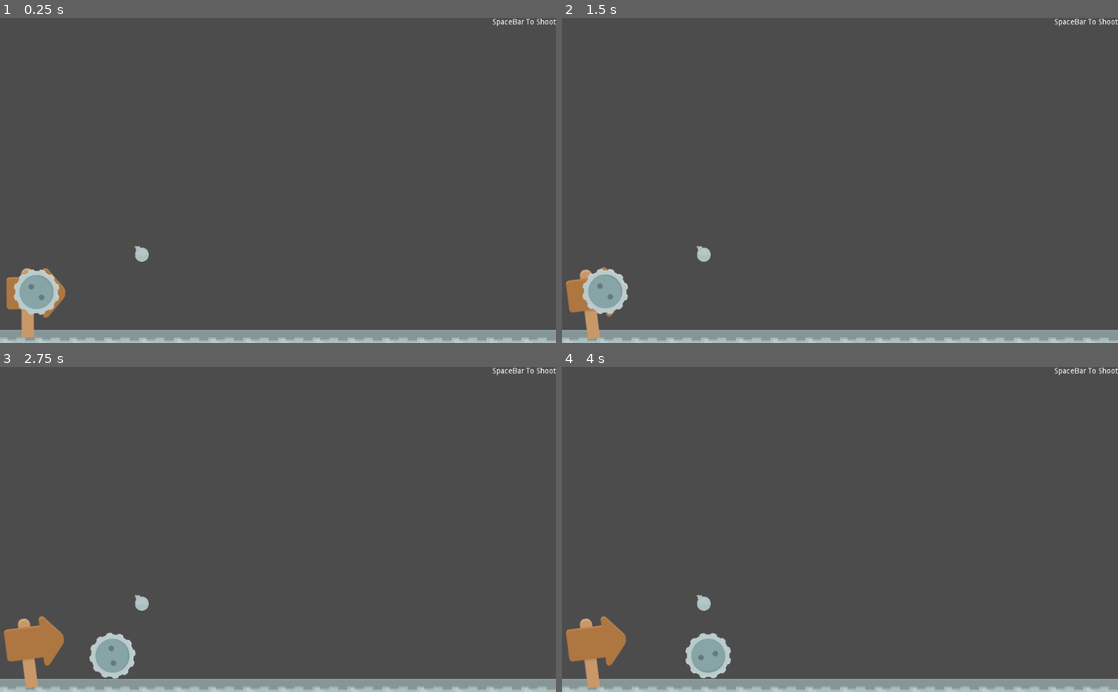
Above: before the commit, frames 1-4 (two rows, left to right).
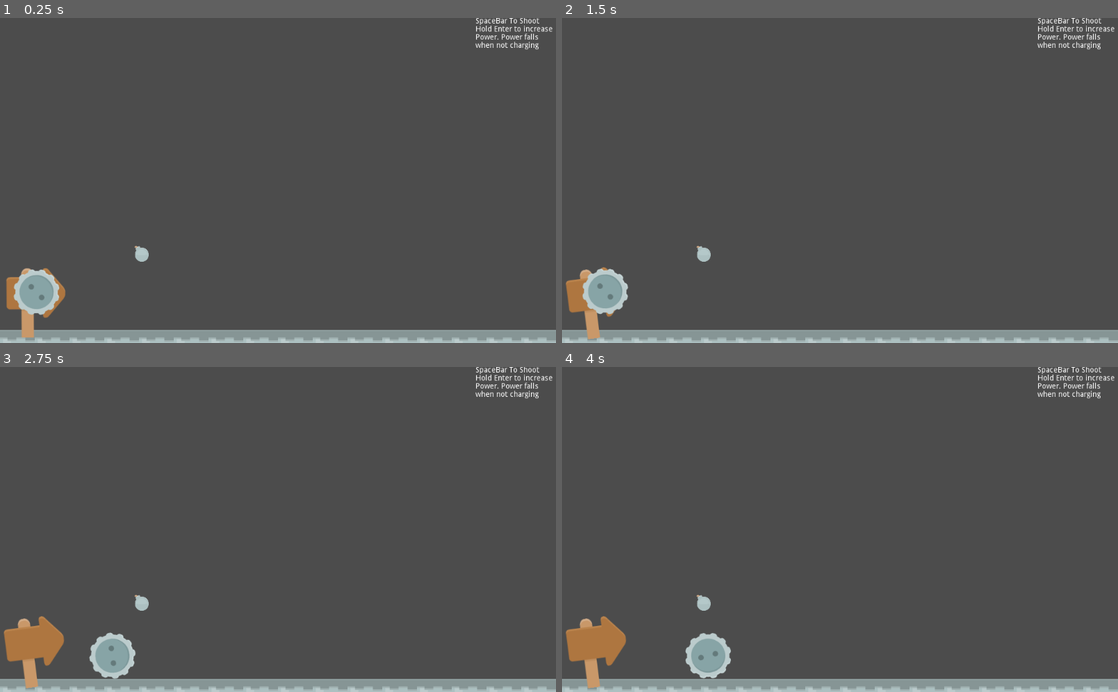
Above: after the commit, the same moments.

Repository: PandorasGit/P1-paroberts
Game: Godot game, scene res://World/World.tscn
The game is run twice, just before and just after one commit, with the same random seed, the same clock (stepped at 60 frames per second) and the same inputs. The project has no main scene, so this scene is started directly.
Inputs:
- Up to frame 1 (0.25 s): no input
- Up to frame 2 (1.5 s): tap Enter (adjustPower) at 0.5 s; hold Enter (adjustPower) 0.53-1.28 s; tap Space (launch) at 1.35 s
- Up to frame 3 (2.75 s): hold Enter (adjustPower) from 2.03 s (still down)
- Up to frame 4 (4 s): release Enter (adjustPower) at 2.78 s; tap Space (launch) at 2.85 s; hold Enter (adjustPower) from 3.53 s (still down)

The runs differ from the first frame. In frame 1, 0.5% of the frame differs, in the area x 85-100%, y 0-10%; in frame 2, 0.5%; in frame 3, 0.5%; in frame 4, 0.5%.

Commit message:
Remove Redundant Lines from Readme

Diff:
--- a/Project/HUD/HUD.tscn
+++ b/Project/HUD/HUD.tscn
@@ -7,9 +7,12 @@
 [node name="TutorialText" type="RichTextLabel" parent="."]
 anchor_right = 0.996
 anchor_bottom = 1.0
-margin_left = 907.0
-margin_top = 1.0
-margin_right = 68.0959
-margin_bottom = -576.0
+margin_left = 876.0
+margin_top = -1.0
+margin_right = 37.096
+margin_bottom = -501.0
 theme = SubResource( 1 )
-text = "SpaceBar To Shoot"
+text = "SpaceBar To Shoot
+Hold Enter to increase
+Power. Power falls
+when not charging"
Not shown, changed: README.md
